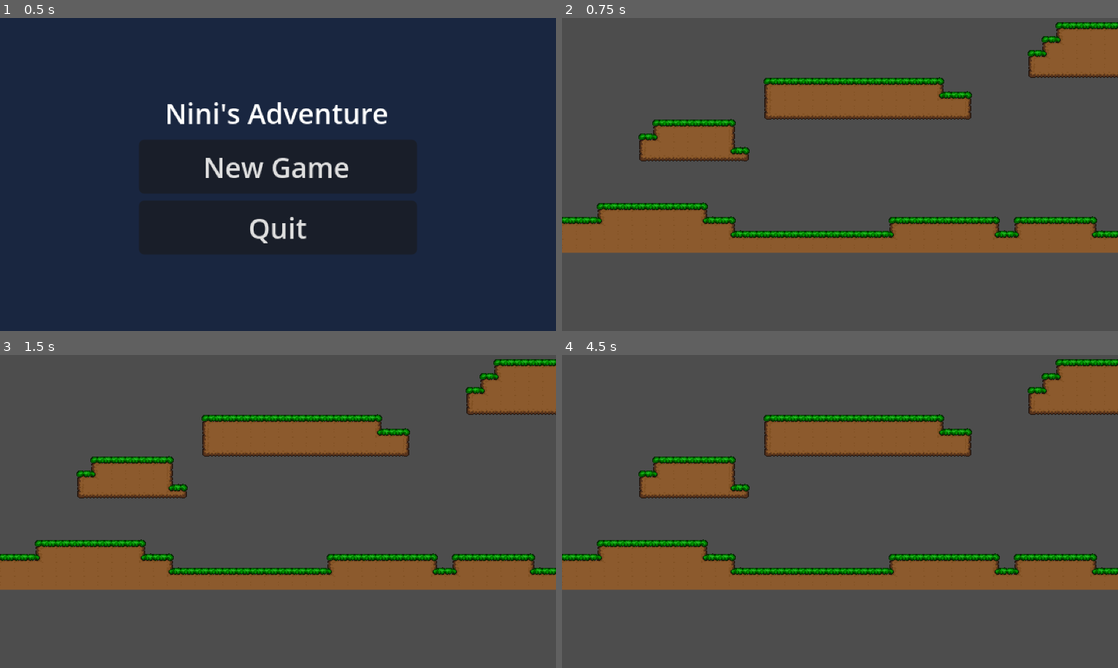
Above: before the commit, frames 1-4 (two rows, left to right).
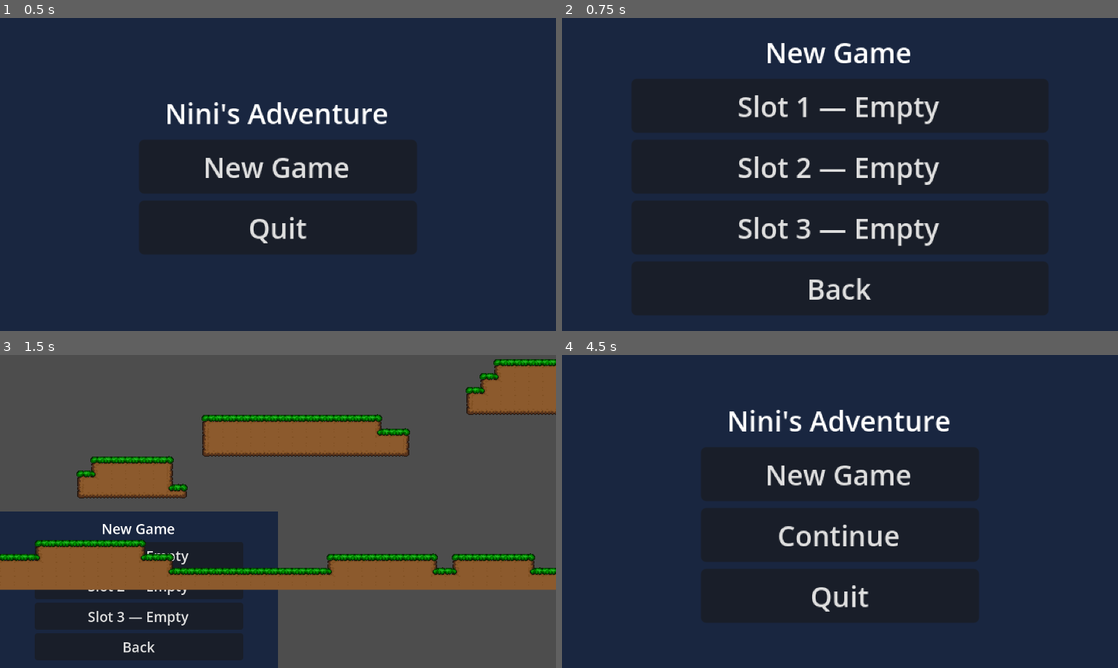
Above: after the commit, the same moments.

Repository: PsyburGai/ninis-adventure
Game: Godot game, scene res://source/scenes/levels/main_menu.tscn
Same seed, same stepped clock (60 frames per second), same inputs: the game is played once before the commit and once after it.
Inputs (mouse positions are in pixels of both pictures, inside the frame that each line leads up to):
- Up to frame 1 (0.5 s): no input
- Up to frame 2 (0.75 s): click "New Game" at 0.5 s
- Up to frame 3 (1.5 s): click (278, 442) at 1.25 s, where only the run after the commit has a clickable "Slot 1 — Empty"
- Up to frame 4 (4.5 s): click (701, 555) at 2 s, where only the run after the commit has a clickable "Slot 1 — Empty"; click (701, 586) at 2.75 s, where only the run after the commit has a clickable "Slot 2 — Empty"; click (701, 614) at 3.5 s, where only the run after the commit has a clickable "Slot 3 — Empty"; click (701, 646) at 4.25 s, where only the run after the commit has a clickable "Back"

Frame 1 is identical in both runs. In frame 2, 100% of the frame differs, in the area x 0-100%, y 0-100%; in frame 3, 19%; in frame 4, 100%.

Commit message:
Add 3-slot save system with slot select screen, delete slots, timestamps

Diff:
--- a/source/scenes/levels/main_menu.tscn
+++ b/source/scenes/levels/main_menu.tscn
@@ -32,7 +32,7 @@
 text = "Nini's Adventure"
 horizontal_alignment = 1
 
-[node name="StartButton" type="Button" parent="VBoxContainer"]
+[node name="NewGameButton" type="Button" parent="VBoxContainer"]
 layout_mode = 2
 text = "New Game"
 
--- /dev/null
+++ b/source/scenes/ui/slot_select.tscn
@@ -0,0 +1,64 @@
+[gd_scene format=3 uid="uid://slot_select"]
+
+[ext_resource type="Script" path="res://source/scripts/ui/slot_select.gd" id="1"]
+
+[node name="SlotSelect" type="Control"]
+layout_mode = 3
+anchors_preset = 15
+anchor_right = 1.0
+anchor_bottom = 1.0
+script = ExtResource("1")
+
+[node name="Background" type="ColorRect" parent="."]
+layout_mode = 0
+anchor_right = 1.0
+anchor_bottom = 1.0
+color = Color(0.1, 0.15, 0.25, 1)
+
+[node name="VBoxContainer" type="VBoxContainer" parent="."]
+layout_mode = 0
+anchor_left = 0.5
+anchor_top = 0.5
+anchor_right = 0.5
+anchor_bottom = 0.5
+offset_left = -120.0
+offset_top = -100.0
+offset_right = 120.0
+offset_bottom = 100.0
+alignment = 1
+
+[node name="Title" type="Label" parent="VBoxContainer"]
+layout_mode = 2
+text = "Select Slot"
+horizontal_alignment = 1
+
+[node name="Slot1Button" type="Button" parent="VBoxContainer"]
+layout_mode = 2
+text = "Slot 1 — Empty"
+
+[node name="Slot1Delete" type="Button" parent="VBoxContainer"]
+layout_mode = 2
+text = "Delete Slot 1"
+visible = false
+
+[node name="Slot2Button" type="Button" parent="VBoxContainer"]
+layout_mode = 2
+text = "Slot 2 — Empty"
+
+[node name="Slot2Delete" type="Button" parent="VBoxContainer"]
+layout_mode = 2
+text = "Delete Slot 2"
+visible = false
+
+[node name="Slot3Button" type="Button" parent="VBoxContainer"]
+layout_mode = 2
+text = "Slot 3 — Empty"
+
+[node name="Slot3Delete" type="Button" parent="VBoxContainer"]
+layout_mode = 2
+text = "Delete Slot 3"
+visible = false
+
+[node name="BackButton" type="Button" parent="VBoxContainer"]
+layout_mode = 2
+text = "Back"
--- a/source/scripts/managers/save_manager.gd
+++ b/source/scripts/managers/save_manager.gd
@@ -1,17 +1,52 @@
 extends Node
 
-const SAVE_PATH = "user://save.json"
+const SAVE_DIR = "user://"
+const SAVE_PREFIX = "save_slot_"
+const SAVE_EXT = ".json"
+const MAX_SLOTS = 3
+
+# Active slot currently in use
+var active_slot: int = -1
 
 # Current game state held in memory
 var current_scene: String = "res://source/scenes/levels/level_1_1.tscn"
-var position: Vector2 = Vector2(16, 0)  # Far left of level_1-1
+var position: Vector2 = Vector2(16, 0)
 var health: int = 5
 var items: Array = []
 var equipment: Dictionary = {}
 var levels_completed: Array = []
 
-# --- New Game ---
-func new_game() -> void:
+# --- Get save file path for a slot ---
+func _slot_path(slot: int) -> String:
+	return SAVE_DIR + SAVE_PREFIX + str(slot) + SAVE_EXT
+
+# --- Check if a slot has a save ---
+func has_save(slot: int) -> bool:
+	return FileAccess.file_exists(_slot_path(slot))
+
+# --- Get save summary for slot display ---
+func get_slot_summary(slot: int) -> Dictionary:
+	if not has_save(slot):
+		return { "empty": true }
+	var file = FileAccess.open(_slot_path(slot), FileAccess.READ)
+	if not file:
+		return { "empty": true }
+	var json = JSON.new()
+	var err = json.parse(file.file_get_as_string())
+	file.close()
+	if err != OK:
+		return { "empty": true }
+	var data = json.get_data()
+	return {
+		"empty": false,
+		"scene": data.get("current_scene", "").get_file().get_basename(),
+		"timestamp": data.get("timestamp", "Unknown"),
+		"levels_completed": data.get("levels_completed", []).size()
+	}
+
+# --- New Game on a slot ---
+func new_game(slot: int) -> void:
+	active_slot = slot
 	current_scene = "res://source/scenes/levels/level_1_1.tscn"
 	position = Vector2(16, 0)
 	health = 5
@@ -21,26 +56,29 @@
 	save()
 	get_tree().change_scene_to_file(current_scene)
 
-# --- Save ---
+# --- Save to active slot ---
 func save() -> void:
+	if active_slot < 0:
+		return
 	var data = {
 		"current_scene": current_scene,
 		"position": { "x": position.x, "y": position.y },
 		"health": health,
 		"items": items,
 		"equipment": equipment,
-		"levels_completed": levels_completed
+		"levels_completed": levels_completed,
+		"timestamp": Time.get_datetime_string_from_system()
 	}
-	var file = FileAccess.open(SAVE_PATH, FileAccess.WRITE)
+	var file = FileAccess.open(_slot_path(active_slot), FileAccess.WRITE)
 	if file:
 		file.store_string(JSON.stringify(data))
 		file.close()
 
-# --- Load ---
-func load_game() -> bool:
-	if not FileAccess.file_exists(SAVE_PATH):
+# --- Load a slot ---
+func load_game(slot: int) -> bool:
+	if not has_save(slot):
 		return false
-	var file = FileAccess.open(SAVE_PATH, FileAccess.READ)
+	var file = FileAccess.open(_slot_path(slot), FileAccess.READ)
 	if not file:
 		return false
 	var json = JSON.new()
@@ -49,6 +87,7 @@
 	if err != OK:
 		return false
 	var data = json.get_data()
+	active_slot = slot
 	current_scene = data.get("current_scene", "res://source/scenes/levels/level_1_1.tscn")
 	var pos = data.get("position", { "x": 16, "y": 0 })
 	position = Vector2(pos["x"], pos["y"])
@@ -59,15 +98,16 @@
 	get_tree().change_scene_to_file(current_scene)
 	return true
 
-# --- Has Save ---
-func has_save() -> bool:
-	return FileAccess.file_exists(SAVE_PATH)
+# --- Delete a slot ---
+func delete_save(slot: int) -> void:
+	if has_save(slot):
+		DirAccess.remove_absolute(_slot_path(slot))
 
-# --- Update position (call this every few seconds or at checkpoints) ---
+# --- Update position (called every frame from Nini) ---
 func update_position(new_pos: Vector2) -> void:
 	position = new_pos
 
-# --- Update scene (call when entering a new level) ---
+# --- Update scene (called when entering a new level via portal) ---
 func update_scene(scene_path: String) -> void:
 	current_scene = scene_path
 	save()
--- a/source/scripts/ui/main_menu.gd
+++ b/source/scripts/ui/main_menu.gd
@@ -1,18 +1,24 @@
 extends Control
 
 func _ready():
-	$VBoxContainer/StartButton.pressed.connect(_on_new_game_pressed)
+	$VBoxContainer/NewGameButton.pressed.connect(_on_new_game_pressed)
 	$VBoxContainer/ContinueButton.pressed.connect(_on_continue_pressed)
 	$VBoxContainer/QuitButton.pressed.connect(_on_quit_pressed)
+	# Show Continue only if at least one save exists
+	var any_save = SaveManager.has_save(1) or SaveManager.has_save(2) or SaveManager.has_save(3)
+	$VBoxContainer/ContinueButton.visible = any_save
 
-	# Only show Continue if a save file exists
-	$VBoxContainer/ContinueButton.visible = SaveManager.has_save()
+func _on_new_game_pressed() -> void:
+	var slot_scene = load("res://source/scenes/ui/slot_select.tscn").instantiate()
+	slot_scene.set_mode("new_game")
+	get_tree().root.add_child(slot_scene)
+	queue_free()
 
-func _on_new_game_pressed():
-	SaveManager.new_game()
+func _on_continue_pressed() -> void:
+	var slot_scene = load("res://source/scenes/ui/slot_select.tscn").instantiate()
+	slot_scene.set_mode("load_game")
+	get_tree().root.add_child(slot_scene)
+	queue_free()
 
-func _on_continue_pressed():
-	SaveManager.load_game()
-
-func _on_quit_pressed():
+func _on_quit_pressed() -> void:
 	get_tree().quit()
--- /dev/null
+++ b/source/scripts/ui/slot_select.gd
@@ -0,0 +1,47 @@
+extends Control
+
+# Mode is either "new_game" or "load_game"
+var mode: String = "new_game"
+
+func _ready():
+	$VBoxContainer/BackButton.pressed.connect(_on_back_pressed)
+	for i in range(1, 4):
+		$VBoxContainer.get_node("Slot" + str(i) + "Button").pressed.connect(_on_slot_pressed.bind(i))
+		$VBoxContainer.get_node("Slot" + str(i) + "Delete").pressed.connect(_on_delete_pressed.bind(i))
+	_refresh_slots()
+
+func set_mode(m: String) -> void:
+	mode = m
+	var title = "New Game" if mode == "new_game" else "Continue"
+	$VBoxContainer/Title.text = title
+	_refresh_slots()
+
+func _refresh_slots() -> void:
+	for i in range(1, 4):
+		var slot_btn = $VBoxContainer.get_node_or_null("Slot" + str(i) + "Button")
+		var delete_btn = $VBoxContainer.get_node_or_null("Slot" + str(i) + "Delete")
+		if not slot_btn:
+			continue
+		var summary = SaveManager.get_slot_summary(i)
+		if summary["empty"]:
+			slot_btn.text = "Slot " + str(i) + " — Empty"
+			if delete_btn:
+				delete_btn.visible = false
+		else:
+			slot_btn.text = "Slot " + str(i) + " — " + summary["scene"] + "  [" + summary["timestamp"] + "]"
+			if delete_btn:
+				delete_btn.visible = true
+
+func _on_slot_pressed(slot: int) -> void:
+	if mode == "new_game":
+		SaveManager.new_game(slot)
+	else:
+		if SaveManager.has_save(slot):
+			SaveManager.load_game(slot)
+
+func _on_delete_pressed(slot: int) -> void:
+	SaveManager.delete_save(slot)
+	_refresh_slots()
+
+func _on_back_pressed() -> void:
+	get_tree().change_scene_to_file("res://source/scenes/levels/main_menu.tscn")
